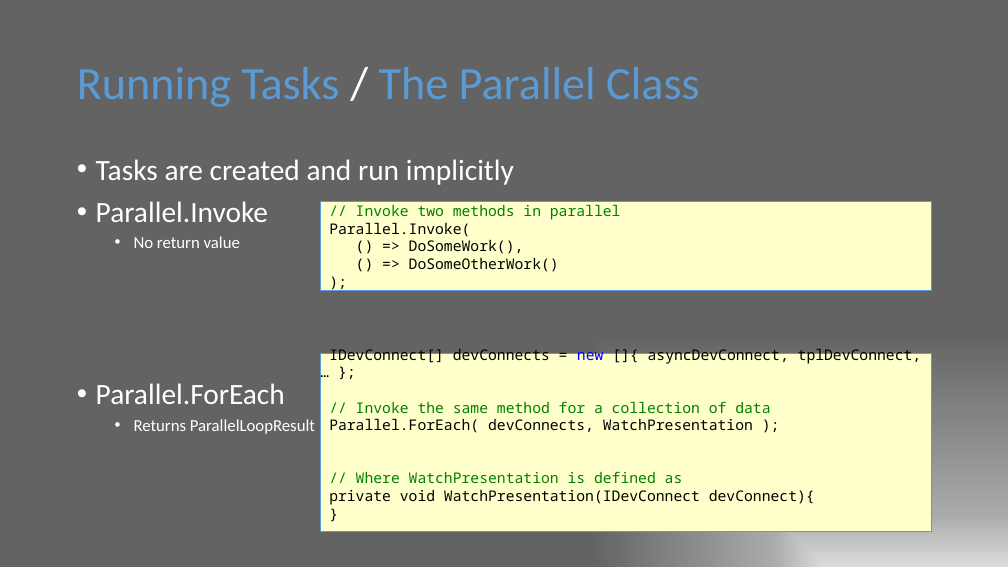
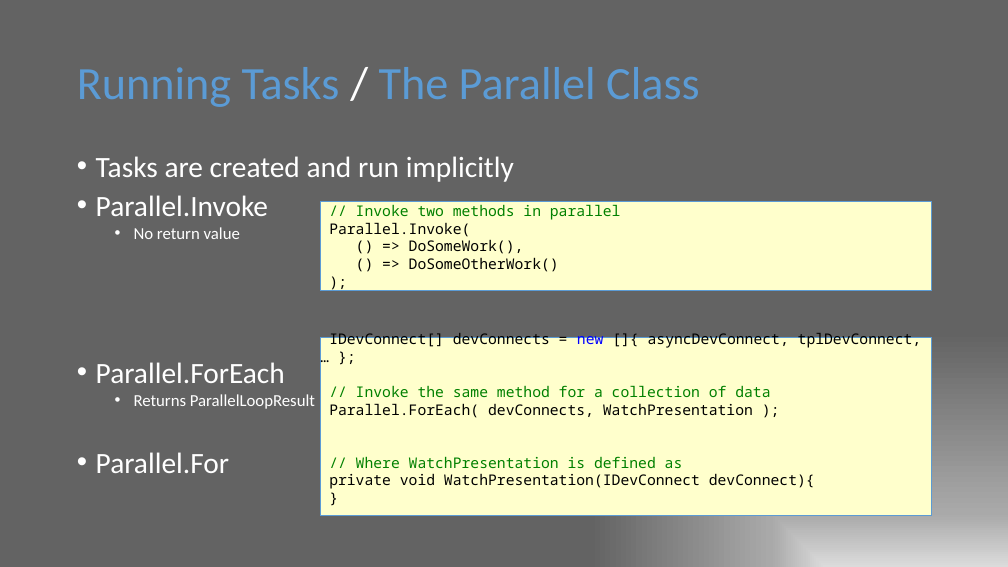
Before and after one commit to CSharpDevConnect/CSharpDevConnect.TPL, a slide deck: slide 4 of DevConnect-TPL.pptx. Drawn at 1008x567 pixels with LibreOffice and Linux fonts; fonts in the diff are those of the drawing; background and template pictures are left out. Boxes give left, top, right and bottom in pixels: in the first picture for what was removed or moved away, otherwise in the second. Text is boxed around its words. In the diff, an @@ line names an element or a change of style, - is before the commit and + after.

```diff
--- a/DevConnect-TPL.pptx
+++ b/DevConnect-TPL.pptx
@@ text at box(96, 156, 514, 409): line spacing 0.9 to 0.8 @@
@@ rectangle "IDevConnect[] devConnects = new []{ ...": place and size @@
-rectangle "IDevConnect[] devConnects = new []{ ..." at box(321, 354, 932, 532)
+rectangle "IDevConnect[] devConnects = new []{ ..." at box(321, 338, 932, 516)
@@ text at box(96, 452, 229, 473): paragraph added @@
+• Parallel.For
```
Also in this commit, not shown: 6 other slides changed, 1 slide added.
